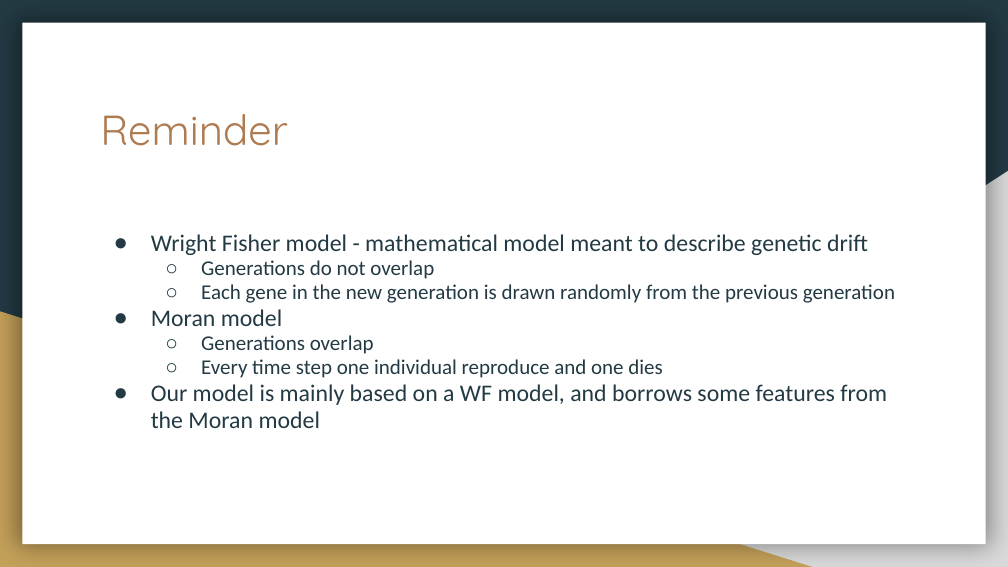
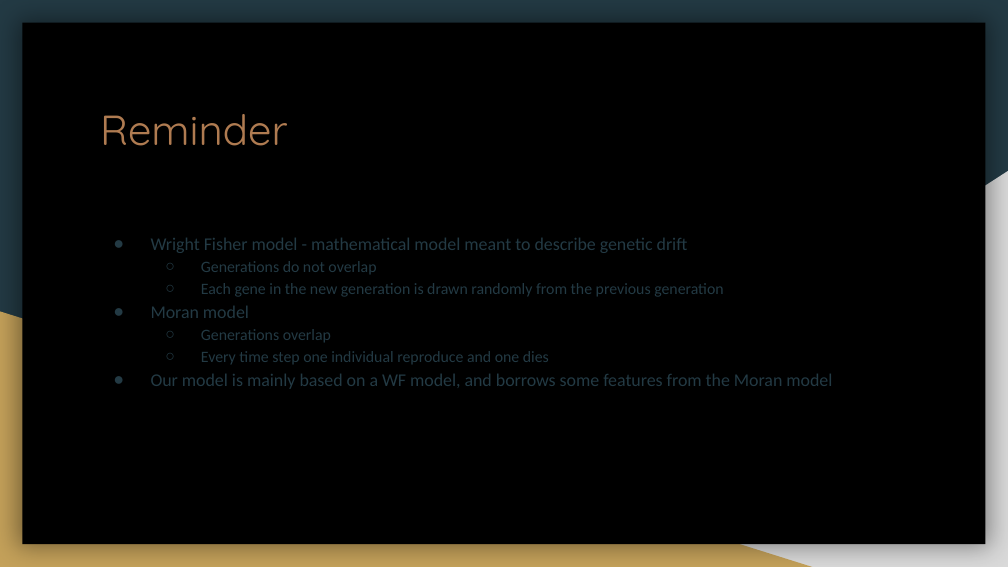
Before and after one commit to yoavram-lab/PrestigeBias, a slide deck: slide 11 of Prestige bias.pptx. Drawn at 1008x567 pixels with LibreOffice and Linux fonts; fonts in the diff are those of the drawing. Boxes give left, top, right and bottom in pixels: in the first picture for what was removed or moved away, otherwise in the second. Text is boxed around its words. In the diff, an @@ line names an element or a change of style, - is before the commit and + after.

```diff
--- a/Prestige bias.pptx
+++ b/Prestige bias.pptx
@@ rectangle at bbox=[22, 23, 986, 544]: fill #FFFFFF to #000000 @@
@@ text "Wright Fisher model - mathematical ..." at bbox=[151, 238, 832, 389]: size 17 to 12.8 pt in "Wright Fisher model - mathematical model meant ...", "Moran model", "Our model is mainly based on a ..."; size 15 to 11.2 pt in "Generations do not overlap", "Each gene in the new generation is ...", "Generations overlap", "Every time step one individual reproduce and ..."; line spacing 0.95 to 1.15 @@
```
Also in this commit, not shown: 50 other slides changed.
